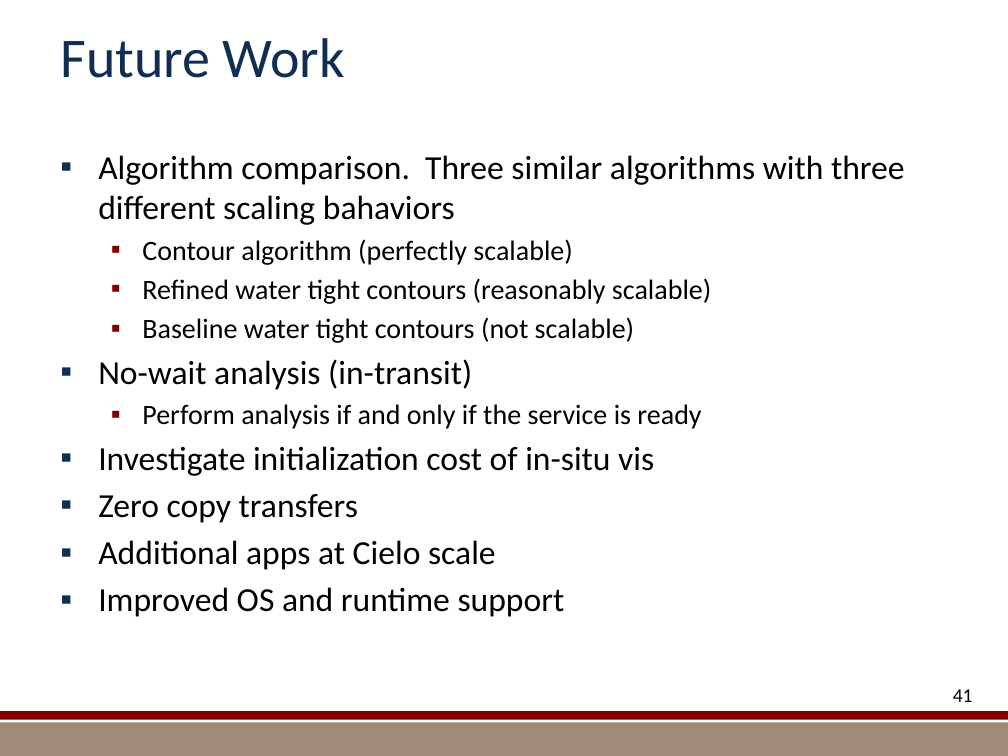
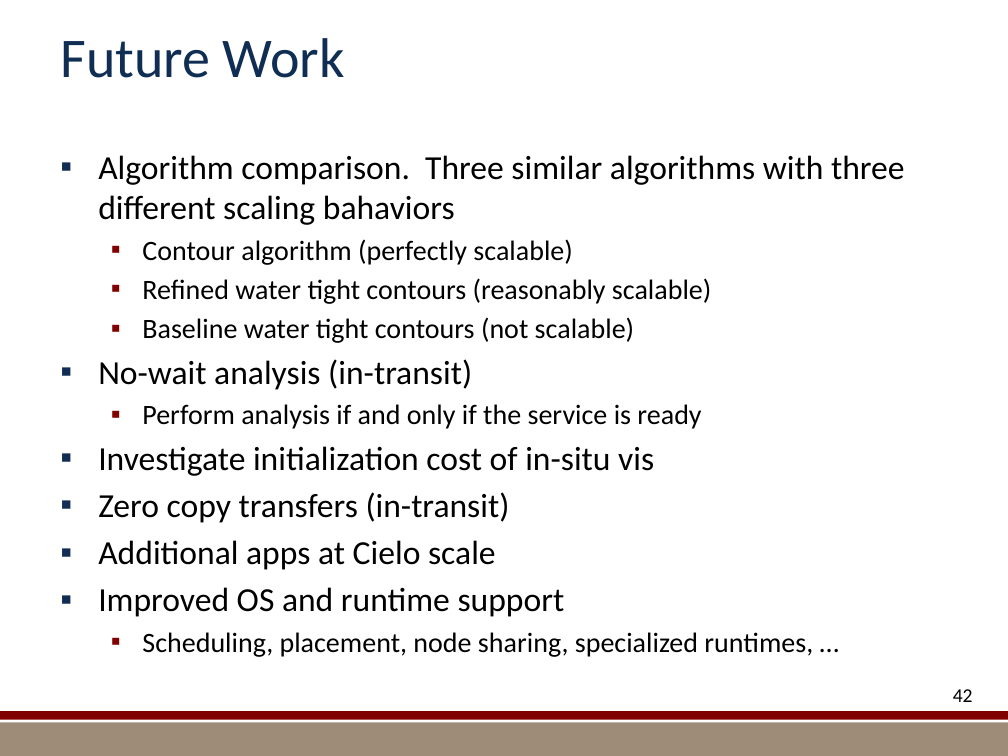
Before and after one commit to kmorel-papers/MilestoneFY13, a slide deck: slide 42 of Summary/SummarySlides.pptx (slide 41 before the commit). Drawn at 1008x756 pixels with LibreOffice and Linux fonts; fonts in the diff are those of the drawing; background and template pictures are left out. Boxes give left, top, right and bottom in pixels: in the first picture for what was removed or moved away, otherwise in the second. Text is boxed around its words. In the diff, an @@ line names an element or a change of style, - is before the commit and + after.

```diff
--- a/Summary/SummarySlides.pptx
+++ b/Summary/SummarySlides.pptx
@@ text at [98, 492, 510, 523]: text changed @@
-▪ Zero copy transfers
+▪ Zero copy transfers (in-transit)
@@ text at [142, 632, 813, 657]: paragraph added @@
+  ▪ Scheduling, placement, node sharing, specialized runtimes, …
@@ page number at [953, 689, 973, 702]: text changed @@
-41
+42
```
Also in this commit, not shown: 11 other slides changed, 4 slides added, 3 slides removed, 19 other files.
